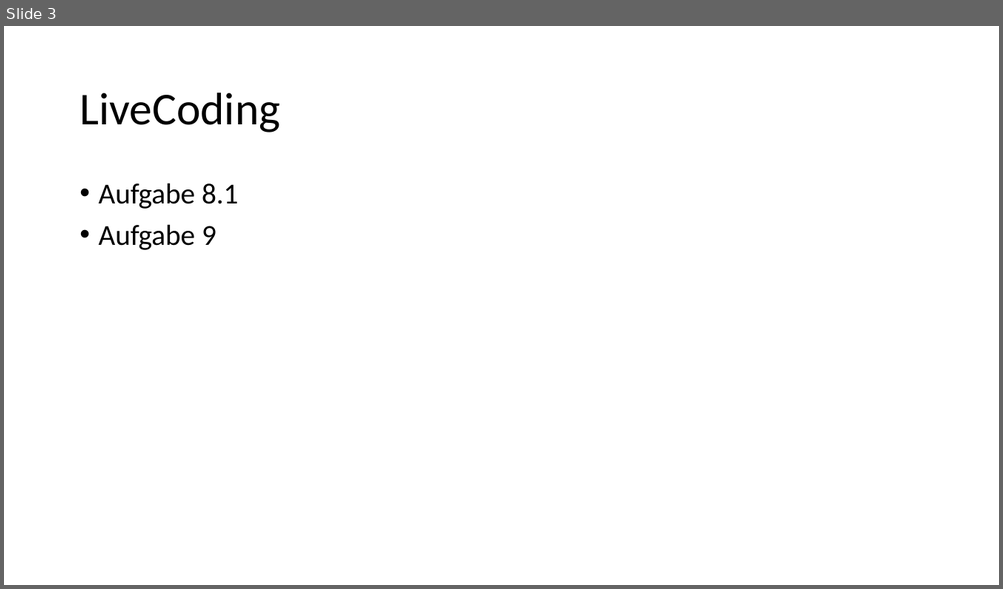
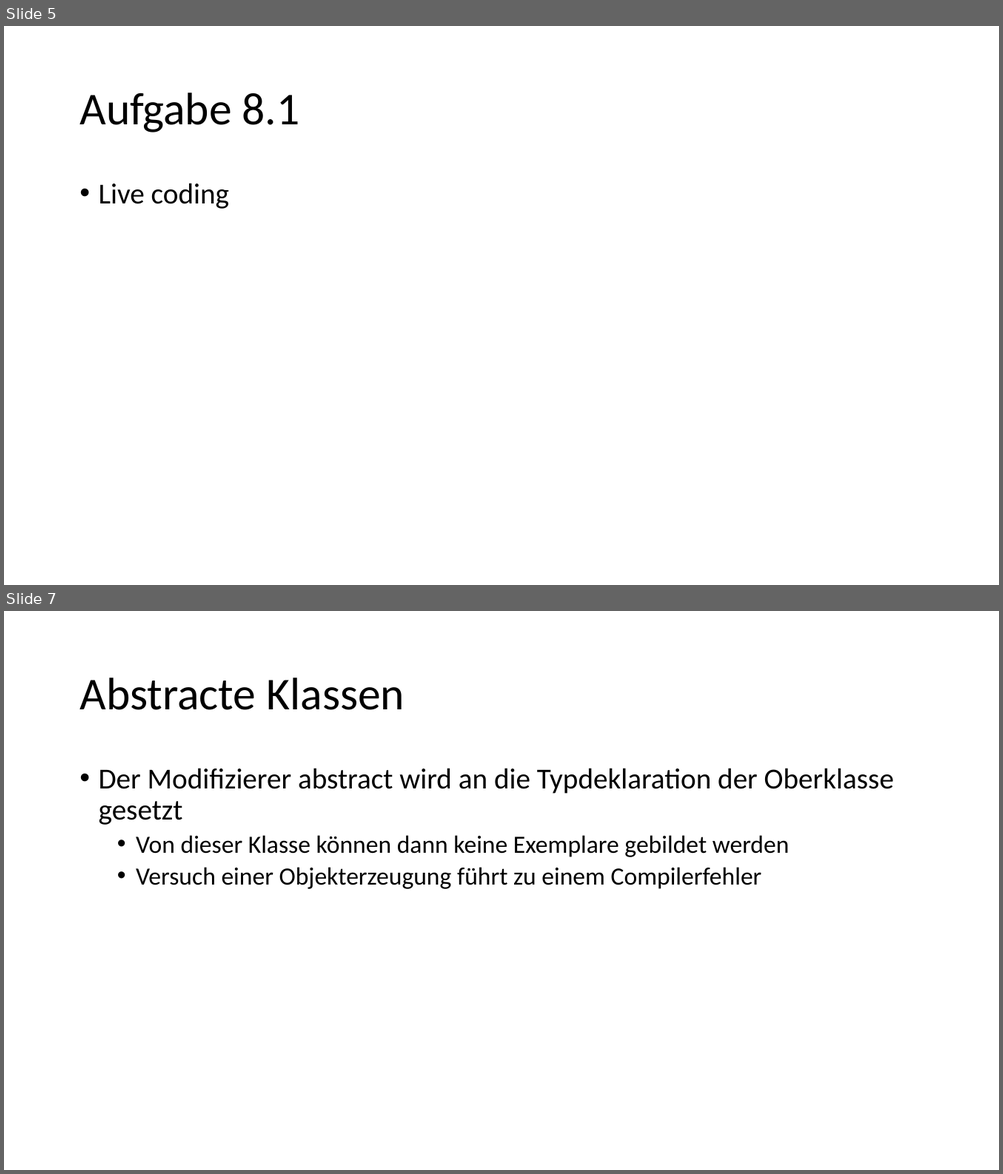
Before and after one commit to anjak610/Tutorium_MIB_1, a slide deck: Tut_Files/Tut_12.12.pptx. Shown one above the other, each under a label of ours: slide 3 before the commit, slides 5 and 7 after it; the slides between them are not shown. The pictures are 1003x589 and 1003x1174 pixels, drawn with LibreOffice and Linux fonts; fonts in the diff are those of the drawing. Boxes give left, top, right and bottom in pixels: in the first picture for what was removed or moved away, otherwise in the second. Text is boxed around its words. In the diff, an @@ line names an element or a change of style, - is before the commit and + after.

```diff
--- a/Tut_Files/Tut_12.12.pptx
+++ b/Tut_Files/Tut_12.12.pptx
@@ slide 7 added at (4,611,999,1170), background #FFFFFF @@
@@ title added at (79,678,404,710), 44 pt, text #000000 @@
+Abstracte Klassen
@@ text added at (99,768,893,889), 24 pt, text #000000 @@
+• Der Modifizierer abstract wird an die Typdeklaration der Oberklasse gesetzt
+  • Von dieser Klasse können dann keine Exemplare gebildet werden
+  • Versuch einer Objekterzeugung führt zu einem Compilerfehler
@@ what was slide 3 is now slide 5 @@
@@ slide 5 changed as well @@
@@ title at (79,93,300,133): text changed @@
-LiveCoding
+Aufgabe 8.1
@@ text at (99,183,229,209): text changed @@
-• Aufgabe 8.1
-• Aufgabe 9
+• Live coding
```
Also in this commit, not shown: 5 other slides added, 3 slides removed.
